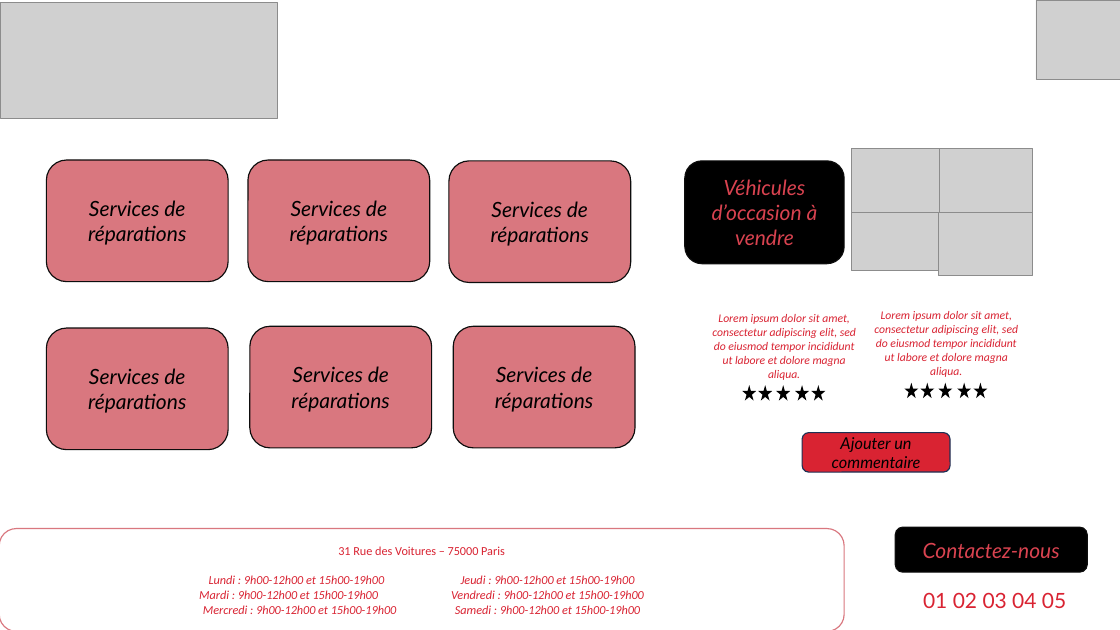
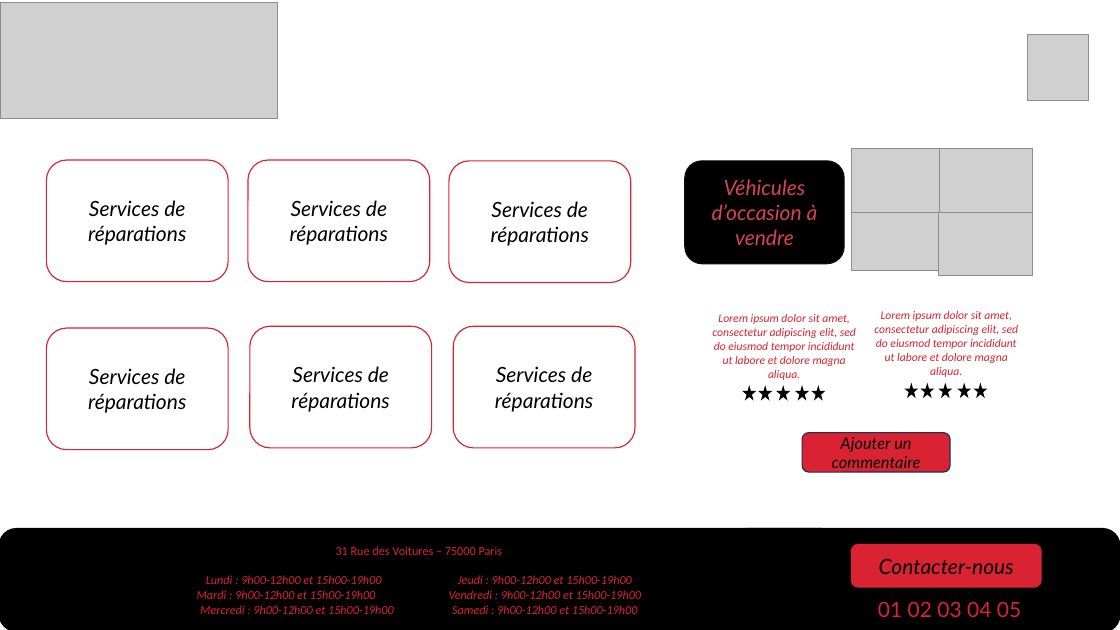
Before and after one commit to adele-dbs/garagevparrot, a slide deck: slide 1 of other/Maquette - Mockup.pptx. Drawn at 1120x630 pixels with LibreOffice and Linux fonts; fonts in the diff are those of the drawing; grey boxes stand for pictures. Boxes give left, top, right and bottom in pixels: in the first picture for what was removed or moved away, otherwise in the second. Text is boxed around its words. In the diff, an @@ line names an element or a change of style, - is before the commit and + after.

```diff
--- a/other/Maquette - Mockup.pptx
+++ b/other/Maquette - Mockup.pptx
@@ picture removed at (1036,0,1120,80) @@
@@ picture added at (1028,34,1089,101) @@
@@ fill #D9777F to none; outline #0D0D0D 1 pt to #D92332 1 pt in 6 elements at (46,160,228,282), (248,160,429,282), (250,326,431,448), (449,161,630,283), (454,326,635,448), (46,329,228,450) @@
@@ rounded rectangle "31 Rue des Voitures – ...": place and size @@
-rounded rectangle "31 Rue des Voitures – ..." at (0,528,844,630)
+rounded rectangle "31 Rue des Voitures – ..." at (0,528,839,630)
@@ rounded rectangle "31 Rue des Voitures – ..." at (0,528,839,630): fill none to #000000; outline #D9777F 1 pt to #000000 1 pt @@
@@ rounded rectangle added at (729,528,1120,630), fill #000000, outline #000000 1 pt @@
@@ rounded rectangle "Contacter-nous": place and size @@
-rounded rectangle "Contacter-nous" at (896,528,1088,573)
+rounded rectangle "Contacter-nous" at (850,544,1043,589)
@@ rounded rectangle "Contacter-nous" at (850,544,1043,589): fill #000000 to #D92332 @@
@@ text in rounded rectangle at (879,558,1014,574): text changed; text colour #D94350 to #000000 @@
-Contactez-nous
+Contacter-nous
@@ text "01 02 03 04 05": place and size @@
-text "01 02 03 04 05" at (923,592,1066,608)
+text "01 02 03 04 05" at (878,601,1021,617)
```
Also in this commit, not shown: 5 other slides changed, 4 slides added, 4 slides removed, 39 other files.
